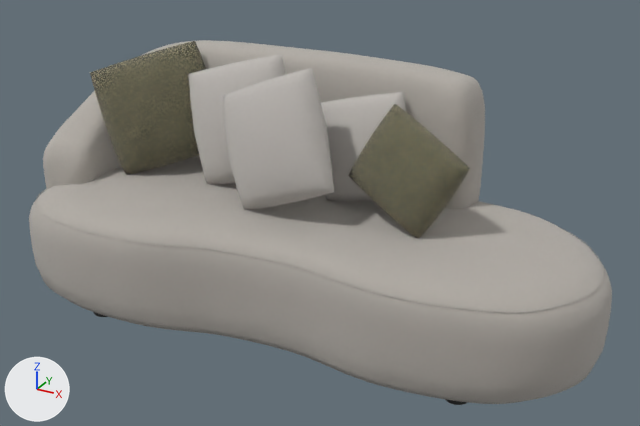
Before and after pictures for a commit that changed the Blender file assets/sofa-pilot/source/sofa.blend.
One viewpoint serves both versions: a 50 mm camera at (1.67, -2.89, 1.93) aimed at (0.08, 0.0, 0.48). Every picture has the same lights, and +X, +Y and +Z are marked at lower left. The older version comes first.

Names of what the first picture shows: 'back_cover', 'cushion_01_cover', 'cushion_02_cover', 'cushion_03_cover', 'cushion_04_cover', 'cushion_05_cover', 'seat_cover' and 5 more.
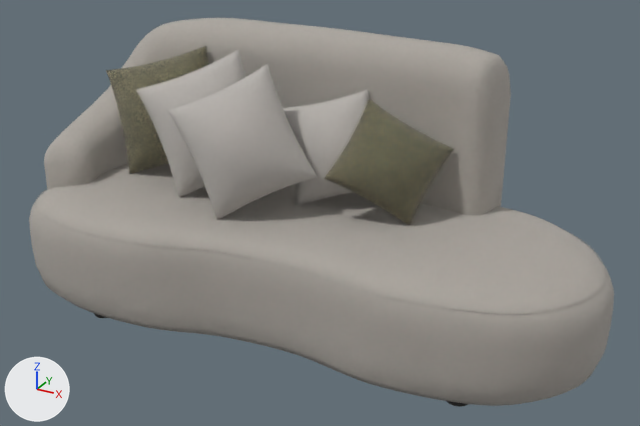
Not drawn themselves, but carrying or shaping drawn objects: ob_upholstery, ob_legs, ob_cushions, ob_cushion_01, ob_cushion_02, ob_cushion_03, ob_cushion_04, ob_cushion_05.

Diff of the bpy script that builds the scene:
```diff
--- a/assets/sofa-pilot/source/sofa.blend.py
+++ b/assets/sofa-pilot/source/sofa.blend.py
@@ me_back_cover_mesh @@
 # used by ob_back_cover; parent = ob_upholstery; location = (0.0, 0.0, 0.0)
-me_back_cover_mesh.from_pydata(...)  # 3106 vertices, 3136 faces; spans x -1.22..0.62, y -0.3..0.5, z 0.31..1.03
+me_back_cover_mesh.from_pydata(...)  # 3106 vertices, 3136 faces; spans x -1.24..0.7, y -0.31..0.52, z 0.31..1.13
+# me_back_cover_mesh part 1: 3106 of 3106 vertices moved; they spanned x -1.22..0.62, y -0.3..0.5, z 0.31..1.03 and now span x -1.24..0.7, y -0.31..0.52, z 0.31..1.13; mean shift (-0.01, 0.0, 0.02)
 me_back_cover_mesh.materials.append(mat_fabric_main)
@@ me_cushion_01_cover_mesh @@
 # used by ob_cushion_01_cover; parent = ob_cushion_01; location = (0.0, 0.0, 0.0)
-me_cushion_01_cover_mesh.from_pydata(...)  # 882 vertices, 880 faces; spans x -0.251..0.251, y -0.1..0.1, z -0.246..0.246
+me_cushion_01_cover_mesh.from_pydata(...)  # 1058 vertices, 1056 faces; spans x -0.24..0.24, y -0.137..0.136, z -0.24..0.24
+# me_cushion_01_cover_mesh part 2: 882 vertices removed from x -0.251..0.251, y -0.1..0.1, z -0.246..0.246; 1058 vertices added at x -0.24..0.24, y -0.137..0.136, z -0.24..0.24
 me_cushion_01_cover_mesh.materials.append(mat_cushion_olive_weave)
@@ me_cushion_02_cover_mesh @@
 # used by ob_cushion_02_cover; parent = ob_cushion_02; location = (0.0, 0.0, 0.0)
-me_cushion_02_cover_mesh.from_pydata(...)  # 882 vertices, 880 faces; spans x -0.24..0.24, y -0.103..0.103, z -0.251..0.251
+me_cushion_02_cover_mesh.from_pydata(...)  # 1058 vertices, 1056 faces; spans x -0.23..0.23, y -0.137..0.134, z -0.245..0.245
+# me_cushion_02_cover_mesh part 3: 882 vertices removed from x -0.24..0.24, y -0.103..0.103, z -0.251..0.251; 1058 vertices added at x -0.23..0.23, y -0.137..0.134, z -0.245..0.245
 me_cushion_02_cover_mesh.materials.append(mat_cushion_light_boucle)
@@ me_cushion_03_cover_mesh @@
 # used by ob_cushion_03_cover; parent = ob_cushion_03; location = (0.0, 0.0, 0.0)
-me_cushion_03_cover_mesh.from_pydata(...)  # 882 vertices, 880 faces; spans x -0.235..0.235, y -0.103..0.103, z -0.246..0.246
+me_cushion_03_cover_mesh.from_pydata(...)  # 1058 vertices, 1056 faces; spans x -0.22..0.22, y -0.142..0.14, z -0.24..0.24
+# me_cushion_03_cover_mesh part 4: 882 vertices removed from x -0.235..0.235, y -0.103..0.103, z -0.246..0.246; 1058 vertices added at x -0.22..0.22, y -0.142..0.14, z -0.24..0.24
 me_cushion_03_cover_mesh.materials.append(mat_cushion_light_boucle)
@@ ob_upholstery @@
 ob_upholstery.parent = ob_sofa_root
-ob_upholstery.location = (-0.0169, 0.0397, 0.0)
+ob_upholstery.location = (-0.00885, 0.0331, 0.0)
@@ ob_legs @@
 ob_legs.parent = ob_sofa_root
-ob_legs.location = (-0.0169, 0.0397, 0.0)
+ob_legs.location = (-0.00885, 0.0331, 0.0)
@@ ob_cushions @@
 ob_cushions.parent = ob_sofa_root
-ob_cushions.location = (-0.0169, 0.0397, 0.0)
+ob_cushions.location = (-0.00885, 0.0331, 0.0)
@@ ob_cushion_01 @@
 ob_cushion_01.parent = ob_cushions
-ob_cushion_01.location = (-0.78, 0.0776, 0.759)
-ob_cushion_01.rotation_euler = (-0.244, -0.262, 0.663)  # degrees (-14, -15, 38)
+ob_cushion_01.location = (-0.75, 0.0874, 0.753)
+ob_cushion_01.rotation_euler = (-0.314, -0.262, 0.384)  # degrees (-18, -15, 22)
@@ ob_cushion_02 @@
 ob_cushion_02.parent = ob_cushions
-ob_cushion_02.location = (-0.35, 0.0937, 0.761)
-ob_cushion_02.rotation_euler = (-0.244, -0.279, 0.105)  # degrees (-14, -16, 6)
+ob_cushion_02.location = (-0.45, -0.0202, 0.768)
+ob_cushion_02.rotation_euler = (-0.349, -0.349, 0.611)  # degrees (-20, -20, 35)
@@ ob_cushion_03 @@
 ob_cushion_03.parent = ob_cushions
-ob_cushion_03.location = (-0.07, -0.0889, 0.773)
-ob_cushion_03.rotation_euler = (-0.262, -0.384, -0.0349)  # degrees (-15, -22, -2)
+ob_cushion_03.location = (-0.19, -0.16, 0.772)
+ob_cushion_03.rotation_euler = (-0.349, -0.436, 0.524)  # degrees (-20, -25, 30)
@@ ob_cushion_04 @@
 ob_cushion_04.parent = ob_cushions
-ob_cushion_04.location = (0.19, 0.169, 0.711)
-ob_cushion_04.rotation_euler = (-0.279, -0.244, 0.0698)  # degrees (-16, -14, 4)
+ob_cushion_04.location = (0.07, 0.115, 0.711)
+ob_cushion_04.rotation_euler = (-0.349, -0.209, 0.524)  # degrees (-20, -12, 30)
@@ ob_cushion_05 @@
 ob_cushion_05.parent = ob_cushions
-ob_cushion_05.location = (0.45, 0.0084, 0.71)
-ob_cushion_05.rotation_euler = (-0.262, 0.454, -0.244)  # degrees (-15, 26, -14)
+ob_cushion_05.location = (0.35, 0.059, 0.713)
+ob_cushion_05.rotation_euler = (-0.349, 0.524, 0.436)  # degrees (-20, 30, 25)
```

Where the change shows, as pixel boxes (x1, y1, x2, y2) in the pictures (640 x 426 px):
'seat_cover', moved: before (29, 158, 612, 404); after (29, 163, 614, 406)
'back_cover', reshaped, moved (17% taller): before (43, 40, 485, 209); after (44, 18, 511, 216)
'cushion_03_cover', reshaped, moved, turned: before (223, 68, 334, 209); after (168, 64, 317, 220)
'cushion_05_cover', moved, turned: before (348, 104, 470, 238); after (324, 100, 454, 225)
'cushion_01_cover', reshaped, moved, turned: before (90, 41, 206, 175); after (106, 46, 208, 174)
'cushion_02_cover', reshaped, moved, turned: before (188, 55, 286, 184); after (136, 50, 245, 198)
'cushion_04_cover', moved, turned: before (321, 92, 406, 201); after (283, 90, 369, 206)
'seat_panel_seam', moved: before (35, 188, 604, 313); after (35, 189, 606, 315)
'cushion_03_welt', moved, turned: before (257, 68, 333, 209); after (177, 64, 317, 218)
'cushion_05_welt', moved, turned: before (395, 104, 470, 236); after (325, 99, 449, 224)
'foot_2', moved (mostly hidden): before (445, 399, 468, 405); after (447, 401, 468, 407)
'cushion_01_welt', moved, turned: before (92, 41, 206, 174); after (113, 48, 208, 173)
'cushion_04_welt', moved, turned: before (322, 92, 406, 201); after (288, 92, 369, 205)
'cushion_02_welt', moved, turned: before (205, 55, 285, 184); after (140, 50, 246, 196)
'foot_1', moved (mostly hidden): before (94, 312, 108, 317); after (94, 313, 107, 318)
